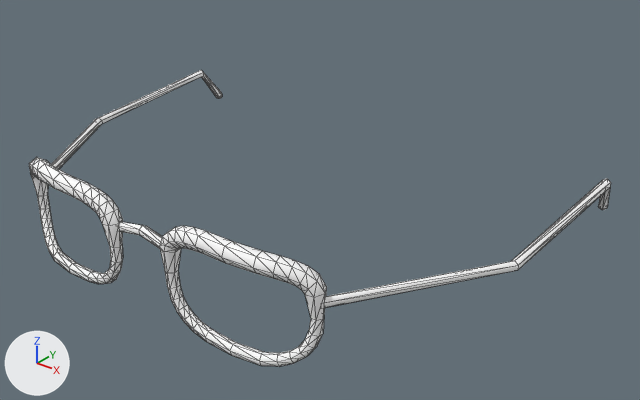
Renders of the glTF model modules/gamer-services/assets/avatars/v3/glasses_browline.male.glb from each side of a commit.
Before and after are seen from a 50 mm camera at (0.371, -0.497, 1.825) aimed at (0.029, -0.069, 1.56). The lights are fixed; the arrows at lower left show +X, +Y and +Z. The older version comes first. Mesh edges are drawn as thin lines. Vertices at exactly the same position are counted once.

Objects in the first picture: 'glasses_browline'.
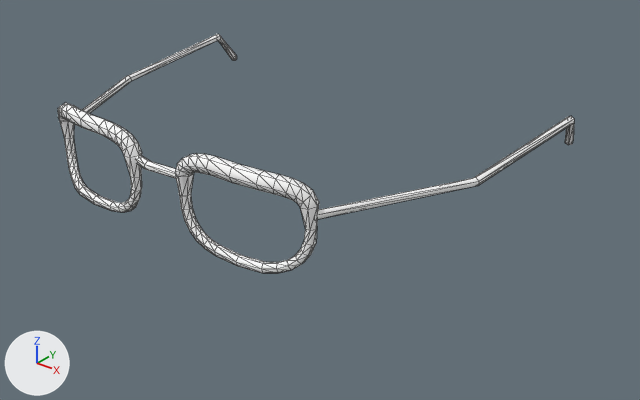
Where the change shows, as pixel boxes (x1, y1, x2, y2) in the pictures (640 x 400 px; the box of a moved part takes in the faces that stretch with it):
'glasses_browline', reshaped (11% narrower, 19% shorter)
    before: (29, 70, 611, 367)
    after: (58, 34, 574, 273)
part 1 of me_glasses_browline, moved or reshaped
    before: (160, 226, 327, 367)
    after: (175, 153, 319, 273)
part 2 of me_glasses_browline, moved or reshaped
    before: (29, 157, 123, 284)
    after: (58, 103, 142, 212)
part 3 of me_glasses_browline, moved or reshaped
    before: (324, 179, 611, 308)
    after: (317, 116, 574, 219)
part 4 of me_glasses_browline, moved or reshaped
    before: (51, 70, 222, 169)
    after: (74, 34, 237, 125)
part 5 of me_glasses_browline, moved or reshaped
    before: (118, 222, 162, 249)
    after: (135, 155, 176, 178)

Diff of the bpy script that builds the scene:
```diff
--- a/modules/gamer-services/assets/avatars/v3/glasses_browline.male.glb.py
+++ b/modules/gamer-services/assets/avatars/v3/glasses_browline.male.glb.py
@@ me_glasses_browline @@
-me_glasses_browline.from_pydata(...)  # 432 vertices, 852 faces; spans x -0.19..0.19, y -0.209..0.05, z 1.526..1.598
-me_glasses_browline.vertices[336].co = (0.025, -0.2, 1.575)
-me_glasses_browline.vertices[337].co = (0.024, -0.2, 1.572)
-me_glasses_browline.vertices[338].co = (0.024, -0.203, 1.574)
-me_glasses_browline.vertices[339].co = (0.025, -0.203, 1.577)
-me_glasses_browline.vertices[340].co = (0.025, -0.2, 1.579)
-me_glasses_browline.vertices[341].co = (0.025, -0.197, 1.577)
-me_glasses_browline.vertices[342].co = (0.024, -0.197, 1.574)
-me_glasses_browline.vertices[344].co = (0.0, -0.203, 1.579)  # pixel (139, 235)
-me_glasses_browline.vertices[345].co = (0.0, -0.203, 1.582)  # pixel (139, 229)
-me_glasses_browline.vertices[349].co = (-0.024, -0.2, 1.572)
-me_glasses_browline.vertices[350].co = (-0.024, -0.203, 1.574)
-me_glasses_browline.vertices[351].co = (-0.025, -0.203, 1.577)
-me_glasses_browline.vertices[352].co = (-0.025, -0.2, 1.579)
-me_glasses_browline.vertices[353].co = (-0.025, -0.197, 1.577)
-me_glasses_browline.vertices[354].co = (-0.024, -0.197, 1.574)
-me_glasses_browline.vertices[355].co = (-0.025, -0.2, 1.575)
+me_glasses_browline.from_pydata(...)  # 432 vertices, 852 faces; spans x -0.162..0.162, y -0.195..0.043, z 1.572..1.635
+# me_glasses_browline part 1: the loose piece of 168 vertices spanning x 0.02..0.126, y -0.209..-0.182, z 1.526..1.598 is scaled about its middle by 0.862, then moved by (-0.01, 0.017, 0.042)
+# me_glasses_browline part 2: the loose piece of 168 vertices spanning x -0.126..-0.019, y -0.208..-0.181, z 1.526..1.598 is scaled about its middle by 0.862, then moved by (0.01, 0.017, 0.042)
+# me_glasses_browline part 3: the loose piece of 38 vertices spanning x 0.119..0.19, y -0.188..0.05, z 1.555..1.585 is multiplied about its middle by the matrix ((0.676, 0.043, 0.064), (0.034, 0.898, 0.016), (0.0, 0.0, 0.862)), then moved by (-0.023, 0.005, 0.04)
+# me_glasses_browline part 4: the loose piece of 38 vertices spanning x -0.19..-0.119, y -0.188..0.05, z 1.555..1.585 is multiplied about its middle by the matrix ((0.676, -0.043, -0.064), (-0.034, 0.898, 0.016), (0.0, 0.0, 0.862)), then moved by (0.023, 0.005, 0.04)
+# me_glasses_browline part 5
+for i in [343, 346, 347, 348]: me_glasses_browline.vertices[i].co += Vector((0.0, 0.008, 0.039))
+me_glasses_browline.vertices[336].co = (0.021, -0.183, 1.615)
+me_glasses_browline.vertices[337].co = (0.021, -0.183, 1.612)
+me_glasses_browline.vertices[338].co = (0.022, -0.185, 1.613)
+me_glasses_browline.vertices[339].co = (0.023, -0.185, 1.616)
+me_glasses_browline.vertices[340].co = (0.022, -0.183, 1.618)
+me_glasses_browline.vertices[341].co = (0.021, -0.18, 1.617)
+me_glasses_browline.vertices[342].co = (0.02, -0.18, 1.614)
+me_glasses_browline.vertices[344].co = (0.0, -0.195, 1.618)  # pixel (145, 169)
+me_glasses_browline.vertices[345].co = (0.0, -0.195, 1.621)  # pixel (144, 164)
+me_glasses_browline.vertices[349].co = (-0.021, -0.183, 1.612)
+me_glasses_browline.vertices[350].co = (-0.022, -0.185, 1.613)
+me_glasses_browline.vertices[351].co = (-0.023, -0.185, 1.616)
+me_glasses_browline.vertices[352].co = (-0.022, -0.182, 1.618)
+me_glasses_browline.vertices[353].co = (-0.02, -0.18, 1.616)  # pixel (141, 155)
+me_glasses_browline.vertices[354].co = (-0.02, -0.18, 1.613)
+me_glasses_browline.vertices[355].co = (-0.021, -0.183, 1.615)
 me_glasses_browline.materials.append(mat_glasses_browline_0)
```
